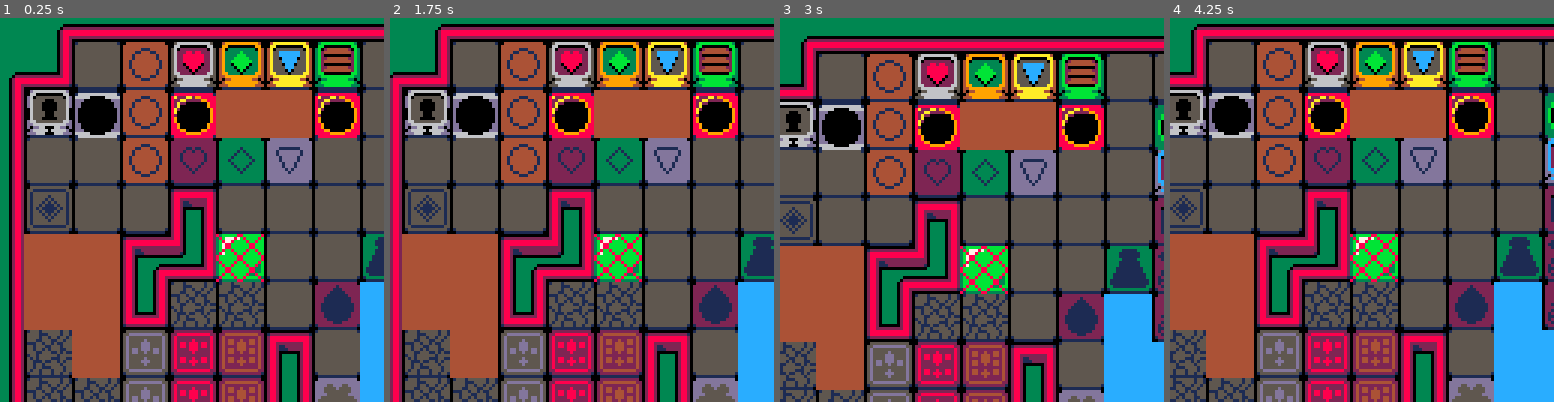
Above: before the commit, frames 1-4 (left to right).
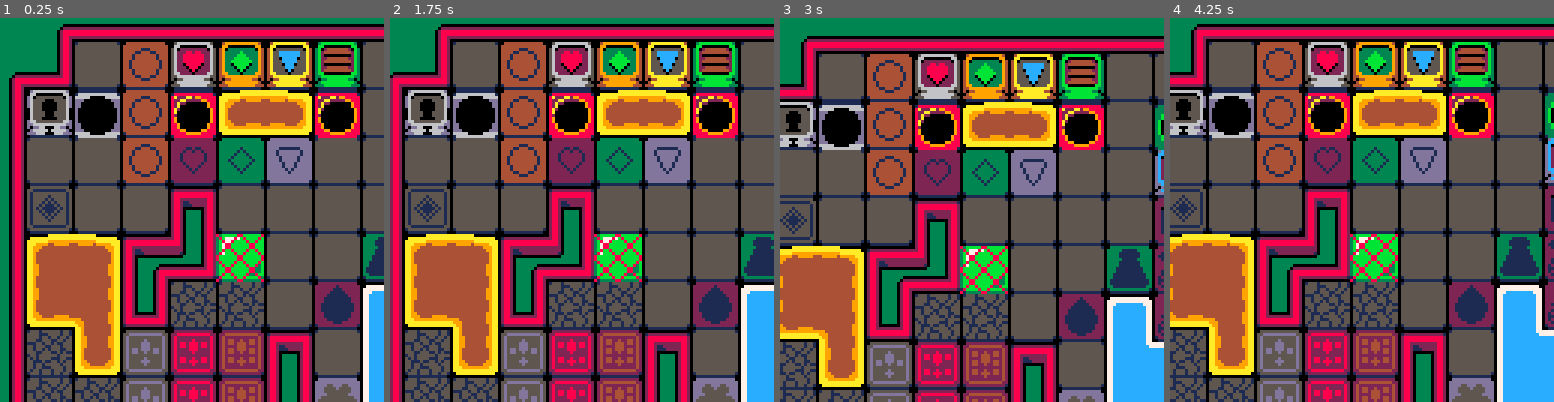
Above: after the commit, the same moments.

Repository: CyanSorcery/blobun_mini
Game: PICO-8 cartridge blobun_mini.p8
Same seed, same stepped clock (60 frames per second), same inputs: the game is played once before the commit and once after it.
Inputs:
- Up to frame 1 (0.25 s): no input
- Up to frame 2 (1.75 s): hold Right from 1.6 s (still down)
- Up to frame 3 (3 s): release Right at 2.1 s; hold Up 2.15-2.42 s; hold Right from 2.47 s (still down)
- Up to frame 4 (4.25 s): release Right at 3.03 s; hold Left 3.08-3.58 s; hold Down 3.63-3.97 s; hold Right from 4.02 s (still down)

The runs differ from the first frame. In frame 1, 6.4% of the frame differs, in the area x 6-100%, y 18-100%; in frame 2, 6.4%, in the area x 3-100%, y 18-100%; in frame 3, 5.9%; in frame 4, 6.0%.

Commit message:
finish work on blob wang

Diff:
--- a/blobun_mini.p8
+++ b/blobun_mini.p8
@@ -184,35 +184,35 @@
 0101010101010101010101010101010181818181818181818181818181818181818181818181818181818181818181818181818181818181818181818181818181818181818181818181818181818181818181000000000001010101010101018181810000000000010101010101010101010101010101010808080801010101
 0101010101010101080808080101010100000000000000000000000001010100000000000000000000000000010101000404040404040404040404040404040404040404040404040404040404040404000000000000000000000202020202020000000000000000000002020202020200000000000000000000000000010000
 __map__
-00000d0c0c0c0c0c0c0c0c0c0c0c0c0c0c0c0c0c0c0e0000000000000000000000000000000000000000000000000000000000000000000000000000000000000000000000000000000000000000000000000000000000000000000000000000000000090600000000000f0f0f0f0f0f0f0f0f0f0f0f0f0f0f0f0f0f0f0f0f0f
-000009fd10fd37fd13fd15fd17fd19fd10fd10fd3806000000000000000000000000000000000000000000000000000000000000000000000000000000000000000000000000000000000000000000000000000000000000000000000000000000000c08060d0e0d0e000f0f0f0f0f0f0f0f0f0f0f0f0f0f0f0f0f0f0f0f0f0f
-0d0c08fd20fd47fd23fd25fd27fd29fd20fd20fd48060000000000000000000000000000000000000000000000000000000000000000000000000000000000000000000000000000000000000000000000000000000000000000000000000000fd100203dadb030103030f0f0f0f0f0f0f0f0f0f0f0f0f0f0f0f0f0f0f0f0f0f
-09fd33fd30fd375859bfbfbfbf5859fd105a5bfd39060000000000000000000000000000000000000000000000000000000000000000000000000000000000000000000000000000000000000000000000000000000000000000000000000000fd20040ceaeb000900000f0f0f0f0f0f0f0f0f0f0f0f0f0f0f0f0f0f0f0f0f0f
-09fd43fd40fd476869bfbfbfbf6869fd206a6bfd49060000000000000000000000000000000000000000000000000000000000000000000000000000000000000000000000000000000000000000000000000000000000000000000000000000fd34060bfd350709fd360f0ffd370f0f0f0f0f0f0f0f0f0f0f0f0f0f0f0f0f0f
-09fd10fd10fd37fd34fd35fd36fd10fd10fd1bfd3a060000000000000000000000000000000000000000000000000000000000000000000000000000000000000000000000000000000000000000000000000000000000000000000000000000fd44040cfd450009fd460f0ffd470f0f0f0f0f0f0f0f0f0f0f0f0f0f0f0f0f0f
-09fd20fd20fd47fd44fd45fd46fd20fd20fd2bfd4a060000000000000000000000000000000000000000000000000000000000000000000000000000000000000000000000000000000000000000000000000000000000000000000000000000fd130600fd150009fd170f0ffd190f0f0f0f0f0f0f0f0f0f0f0f0f0f0f0f0f0f
-09fd12fd10fd100201fd10fd10fd10fd10fd1cfd3b060000000000000000000000000000000000000000000000000000000000000000000000000000000000000000000000000000000000000000000000000000000000000000000000000000fd23040cfd250009fd270f0ffd290f0f0f0f0f0f0f0f0f0f0f0f0f0f0f0f0f0f
-09fd22fd20fd200609fd20fd20fd20fd20fd2cfd4b060000000000000000000000000000000000000000000000000000000000000000000000000000000000000000000000000000000000000000000000000000000000000000000000000000fd140303fd160303fd180f0ffd1a0f0f0f0f0f0f0f0f0f0f0f0f0f0f0f0f0f0f
-09bfbfbfbf02030709dadbfd10fd10fd50fd3ffd3c060000000000000000000000000000000000000000000000000000000000000000000000000000000000000000000000000000000000000000000000000000000000000000000000000000fd240c0cfd26000dfd280f0ffd2a0f0f0f0f0f0f0f0f0f0f0f0f0f0f0f0f0f0f
-09bfbfbfbf060d0c08eaebfd20fd20fd60fd4ffd4c0600000000000000000000000000000000000000000000000000000000000000000000000000000000000000000000000000000000000000000000000000000000000000000000000000005859070b5a5b070b5c5d0f0f5e5f0f0f0f0f0f0f0f0f0f0f0f0f0f0f0f0f0f0f
-09bfbfbfbf06097c7d7c7dfd10fd52cfcffd3efd3d06000000000000000000000000000000000000000000000000000000000000000000000000000000000000000000000000000000000000000000000000000000000000000000000000000068690c0c6a6b000d6c6d0f0f6e6f0f0f0f0f0f0f0f0f0f0f0f0f0f0f0f0f0f0f
-09bfbfbfbf04088c8d8c8dfd20fd62cfcffd4efd4d0600000000000000000000000000000000000000000000000000000000000000000000000000000000000000000000000000000000000000000000000000000000000000000000000000007071000b7273000b74750f0f76770f0f0f0f0f0f0f0f0f0f0f0f0f0f0f0f0f0f
-097c7dbfbffd1dfd1efd1f0201fd10cfcfcfcf5a5b06000000000000000000000000000000000000000000000000000000000000000000000000000000000000000000000000000000000000000000000000000000000000000000000000000080810c0c8283000d84850f0f86870f0f0f0f0f0f0f0f0f0f0f0f0f0f0f0f0f0f
-098c8dbfbffd2dfd2efd2f0609fd20cfcfcfcf6a6b060000000000000000000000000000000000000000000000000000000000000000000000000000000000000000000000000000000000000000000000000000000000000000000000000000fd1e0700fd1d0700fd1f0f0f0f0f0f0f0f0f0f0f0f0f0f0f0f0f0f0f0f0f0f0f
-097c7d7c7dfd1dfd1efd1f0609fd51cfcfcfcfcfcf060000000000000000000000000000000000000000000000000000000000000000000000000000000000000000000000000000000000000000000000000000000000000000000000000000fd2e0c0cfd2d000dfd2f0f0f0f0f0f0f0f0f0f0f0f0f0f0f0f0f0f0f0f0f0f0f
-098c8d8c8dfd2dfd2efd2f0609fd61cfcfcfcfcfcf060000000000000000000000000000000000000000000000000000000000000000000000000000000000000000000000000000000000000000000000000000000000000000000000000000fd500000fd520000fd510f0f0f0f0f0f0f0f0f0f0f0f0f0f0f0f0f0f0f0f0f0f
-0b03030303030303030303070b0303030303030303070000000000000000000000000000000000000000000000000000000000000000000000000000000000000000000000000000000000000000000000000000000000000000000000000000fd600c0cfd62000dfd610f0f0f0f0f0f0f0f0f0f0f0f0f0f0f0f0f0f0f0f0f0f
-0000000000000000000000000000000000000000000000000000000000000000000000000000000000000000000000000000000000000000000000000000000000000000000000000000000000000000000000000000000000000000000000007c7d0201bfbf0203cfcf0f0f7a7b0f0ffd300f0f0f0f0f0f0f0f0f0f0f0f0f0f
-0000000000000000000000000000000000000000000000000000000000000000000000000000000000000000000000000000000000000000000000000000000000000000000000000000000000000000000000000000000000000000000000008c8d0609bfbf0600cfcf0f0f8a8b0f0ffd400f0f0f0f0f0f0f0f0f0f0f0f0f0f
-000000000000000000000000000000000000000000000000000000000000000000000000000000000000000000000000000000000000000000000000000000000000000000000000000000000000000000000000000000000000000000000000787906090303060bfd1b0f0ffd1c0f0ffd330f0f0f0f0f0f0f0f0f0f0f0f0f0f
-000000000000000000000000000000000000000000000000000000000000000000000000000000000000000000000000000000000000000000000000000000000000000000000000000000000000000000000000000000000000000000000000888906090e0d0600fd2b0f0ffd2c0f0ffd430f0f0f0f0f0f0f0f0f0f0f0f0f0f
-00000000000000000000000000000000000000000000000000000000000000000000000000000000000000000000000000000000000000000000000000000000000000000000000000000000000000000000000000000000000000000000000002010301070b0600070b0f0f0f0f0f0f0f0f0f0f0f0f0f0f0f0f0f0f0f0f0f0f
-00000000000000000000000000000000000000000000000000000000000000000000000000000000000000000000000000000000000000000000000000000000000000000000000000000000000000000000000000000000000000000000000004080e090e0d060000000f0f0f0f0f0f0f0f0f0f0f0f0f0f0f0f0f0f0f0f0f0f
-00000000000000000000000000000000000000000000000000000000000000000000000000000000000000000000000000000000000000000000000000000000000000000000000000000000000000000000000000000000000000000000000006090709fd120303000b0f0f0f0f0f0f0f0f0f0f0f0f0f0f0f0f0f0f0f0f0f0f
-00000000000000000000000000000000000000000000000000000000000000000000000000000000000000000000000000000000000000000000000000000000000000000000000000000000000000000000000000000000000000000000000004080e09fd220e0000000f0f0f0f0f0f0f0f0f0f0f0f0f0f0f0f0f0f0f0f0f0f
-00000000000000000000000000000000000000000000000000000000000000000000000000000000000000000000000000000000000000000000000000000000000000000000000000000000000000000000000000000000000000000000000003010009000b070b07000f0f0f0f0f0f0f0f0f0f0f0f0f0f0f0f0f0f0f0f0f0f
-0000000000000000000000000000000000000000000000000000000000000000000000000000000000000000000000000000000000000000000000000000000000000000000000000000000000000000000000000000000000000000000000000c080e090e0d0e0000000f0f0f0f0f0f0f0f0f0f0f0f0f0f0f0f0f0f0f0f0f0f
-000000000000000000000000000000000000000000000000000000000000000000000000000000000000000000000000000000000000000000000000000000000000000000000000000000000000000000000000000000000000000000000000070902030700000b00000f0f0f0f0f0f0f0f0f0f0f0f0f0f0f0f0f0f0f0f0f0f
-0000000000000000000000000000000000000000000000000000000000000000000000000000000000000000000000000000000000000000000000000000000000000000000000000000000000000000000000000000000000000000000000000c08060d0e0d0e0000000f0f0f0f0f0f0f0f0f0f0f0f0f0f0f0f0f0f0f0f0f0f
-000000000000000000000000000000000000000000000000000000000000000000000000000000000000000000000000000000000000000000000000000000000000000000000000000000000000000000000000000000000000000000000000fd38060bfd390700fd3a0f0ffd3b0f0ffd3c0f0ffd3d0f0ffd3e0f0ffd3f0f0f
-000000000000000000000000000000000000000000000000000000000000000000000000000000000000000000000000000000000000000000000000000000000000000000000000000000000000000000000000000000000000000000000000fd48060dfd490e00fd4a0f0ffd4b0f0ffd4c0f0ffd4d0f0ffd4e0f0ffd4f0f0f
+00000d0c0c0c0c0c0c0c0c0c0c0c0c0c0c0c0c0c0c0e000000000000000000000000000000000000000000000000000000000000000000000000000000000000000000000000000000000000000000000000000000000000000000000000000000000009060000000000b2b1b7b9b7bfb7bfc6cbc7cbc3c30f0f0f0f0f0f0f0f
+000009fd10fd37fd13fd15fd17fd19fd10fd10fd3806000000000000000000000000000000000000000000000000000000000000000000000000000000000000000000000000000000000000000000000000000000000000000000000000000000000c08060d0e0d0e00b4b8beb9bebdbebfc4cccecdcecf0f0f0f0f0f0f0f0f
+0d0c08fd20fd47fd23fd25fd27fd29fd20fd20fd48060000000000000000000000000000000000000000000000000000000000000000000000000000000000000000000000000000000000000000000000000000000000000000000000000000fd100203dadb03010303b6b9bfb9bfbfbfbfc6cfcfcbc7cb0f0f0f0f0f0f0f0f
+09fd33fd30fd375859b2b3b3b15859fd105a5bfd39060000000000000000000000000000000000000000000000000000000000000000000000000000000000000000000000000000000000000000000000000000000000000000000000000000fd20040ceaeb00090000b4b8beb9bebdbebfc4cccecdcecf0f0f0f0f0f0f0f0f
+09fd43fd40fd476869b4bcbcb86869fd206a6bfd49060000000000000000000000000000000000000000000000000000000000000000000000000000000000000000000000000000000000000000000000000000000000000000000000000000fd34060bfd350709fd36b3b1fd37b3b1b3b3c3c3c7cfcfcb0f0f0f0f0f0f0f0f
+09fd10fd10fd37fd34fd35fd36fd10fd10fd1bfd3a060000000000000000000000000000000000000000000000000000000000000000000000000000000000000000000000000000000000000000000000000000000000000000000000000000fd44040cfd450009fd46bcb8fd47bfb9bfbfcccccecdcecf0f0f0f0f0f0f0f0f
+09fd20fd20fd47fd44fd45fd46fd20fd20fd2bfd4a060000000000000000000000000000000000000000000000000000000000000000000000000000000000000000000000000000000000000000000000000000000000000000000000000000fd130600fd150009fd17b7b9fd19b7b9b7bbc7cbcfcfc7cf0f0f0f0f0f0f0f0f
+09fd12fd10fd100201fd10fd10fd10fd10fd1cfd3b060000000000000000000000000000000000000000000000000000000000000000000000000000000000000000000000000000000000000000000000000000000000000000000000000000fd23040cfd250009fd27bcb8fd29bfb9bfbfcccccecdcecf0f0f0f0f0f0f0f0f
+09fd22fd20fd200609fd20fd20fd20fd20fd2cfd4b060000000000000000000000000000000000000000000000000000000000000000000000000000000000000000000000000000000000000000000000000000000000000000000000000000fd140303fd160303fd18bfb9fd1abfb9bfbbcfcbc3c1cfcf0f0f0f0f0f0f0f0f
+09b2b3b3b102030709dadbfd10fd10fd50fd3ffd3c060000000000000000000000000000000000000000000000000000000000000000000000000000000000000000000000000000000000000000000000000000000000000000000000000000fd240c0cfd26000dfd28bcb8fd2abfb9bfbfcccccfc9cecf0f0f0f0f0f0f0f0f
+09b6bfbfb9060d0c08eaebfd20fd20fd60fd4ffd4c0600000000000000000000000000000000000000000000000000000000000000000000000000000000000000000000000000000000000000000000000000000000000000000000000000005859070b5a5b070b5c5db2b35e5fb3b3b7bfc7cfc7c9c3c30f0f0f0f0f0f0f0f
+09b6bfbfb906097c7d7c7dfd10fd52c2c1fd3efd3d06000000000000000000000000000000000000000000000000000000000000000000000000000000000000000000000000000000000000000000000000000000000000000000000000000068690c0c6a6b000d6c6db4bc6e6fbfbdbfbfcccccfc9cfcf0f0f0f0f0f0f0f0f
+09b4bcbeb904088c8d8c8dfd20fd62c6c9fd4efd4d0600000000000000000000000000000000000000000000000000000000000000000000000000000000000000000000000000000000000000000000000000000000000000000000000000007071000b7273000b7475b6bb7677b7bbbfbfcfcfcfc9c7cb0f0f0f0f0f0f0f0f
+097c7db6b9fd1dfd1efd1f0201fd10c6cbc3c15a5b06000000000000000000000000000000000000000000000000000000000000000000000000000000000000000000000000000000000000000000000000000000000000000000000000000080810c0c8283000d8485b4bc8687bfbdbfbfcccccfc9cfcf0f0f0f0f0f0f0f0f
+098c8db4b8fd2dfd2efd2f0609fd20c6cfcfc96a6b060000000000000000000000000000000000000000000000000000000000000000000000000000000000000000000000000000000000000000000000000000000000000000000000000000fd1e0700fd1d0700fd1fb6bfb2b3bfbbc2c1c2c1c3c3cfcb0f0f0f0f0f0f0f0f
+097c7d7c7dfd1dfd1efd1f0609fd51c6cfcfcbc3c1060000000000000000000000000000000000000000000000000000000000000000000000000000000000000000000000000000000000000000000000000000000000000000000000000000fd2e0c0cfd2d000dfd2fb4bcb6bdbfbdc4c8c6c9cfcdcfcf0f0f0f0f0f0f0f0f
+098c8d8c8dfd2dfd2efd2f0609fd61c4ccccccccc8060000000000000000000000000000000000000000000000000000000000000000000000000000000000000000000000000000000000000000000000000000000000000000000000000000fd500000fd520000fd51b3b3b6bbb7bfc6c9c6c9c7cbc7cf0f0f0f0f0f0f0f0f
+0b03030303030303030303070b0303030303030303070000000000000000000000000000000000000000000000000000000000000000000000000000000000000000000000000000000000000000000000000000000000000000000000000000fd600c0cfd62000dfd61bcbcb6bdbfbdc4c8c6c9cfcdcfcf0f0f0f0f0f0f0f0f
+0000000000000000000000000000000000000000000000000000000000000000000000000000000000000000000000000000000000000000000000000000000000000000000000000000000000000000000000000000000000000000000000007c7d0201bfbf0203cfcfb7bb7a7bbfbffd30c3c1cfcbcfcf0f0f0f0f0f0f0f0f
+0000000000000000000000000000000000000000000000000000000000000000000000000000000000000000000000000000000000000000000000000000000000000000000000000000000000000000000000000000000000000000000000008c8d0609bfbf0600cfcfbcbc8a8bbfbdfd40cec9cfcdcfcf0f0f0f0f0f0f0f0f
+000000000000000000000000000000000000000000000000000000000000000000000000000000000000000000000000000000000000000000000000000000000000000000000000000000000000000000000000000000000000000000000000787906090303060bfd1bbfbbfd1cb2b3fd33c7c9c7cf0f0f0f0f0f0f0f0f0f0f
+000000000000000000000000000000000000000000000000000000000000000000000000000000000000000000000000000000000000000000000000000000000000000000000000000000000000000000000000000000000000000000000000888906090e0d0600fd2bbcbcfd2cb6bffd43cec9cfcd0f0f0f0f0f0f0f0f0f0f
+00000000000000000000000000000000000000000000000000000000000000000000000000000000000000000000000000000000000000000000000000000000000000000000000000000000000000000000000000000000000000000000000002010301070b0600070bb7bfb6bfb6bbc3c1cfc9cfcf0f0f0f0f0f0f0f0f0f0f
+00000000000000000000000000000000000000000000000000000000000000000000000000000000000000000000000000000000000000000000000000000000000000000000000000000000000000000000000000000000000000000000000004080e090e0d06000000bcbcb6bdb6bfccc8cec9cfcd0f0f0f0f0f0f0f0f0f0f
+00000000000000000000000000000000000000000000000000000000000000000000000000000000000000000000000000000000000000000000000000000000000000000000000000000000000000000000000000000000000000000000000006090709fd120303000bbfbfb3b3b6bfc7c9c2c3c2c30f0f0f0f0f0f0f0f0f0f
+00000000000000000000000000000000000000000000000000000000000000000000000000000000000000000000000000000000000000000000000000000000000000000000000000000000000000000000000000000000000000000000000004080e09fd220e000000bcbcbebdb6bfccc8c6cdc6cf0f0f0f0f0f0f0f0f0f0f
+00000000000000000000000000000000000000000000000000000000000000000000000000000000000000000000000000000000000000000000000000000000000000000000000000000000000000000000000000000000000000000000000003010009000b070b0700b2b1b7bbb3b3cfc9c6cbc6cb0f0f0f0f0f0f0f0f0f0f
+0000000000000000000000000000000000000000000000000000000000000000000000000000000000000000000000000000000000000000000000000000000000000000000000000000000000000000000000000000000000000000000000000c080e090e0d0e000000b6b9bebdbebfccc8c6cdc6cf0f0f0f0f0f0f0f0f0f0f
+000000000000000000000000000000000000000000000000000000000000000000000000000000000000000000000000000000000000000000000000000000000000000000000000000000000000000000000000000000000000000000000000070902030700000b0000b6b9bfbbb7bbc2c3c6cfc6cf0f0f0f0f0f0f0f0f0f0f
+0000000000000000000000000000000000000000000000000000000000000000000000000000000000000000000000000000000000000000000000000000000000000000000000000000000000000000000000000000000000000000000000000c08060d0e0d0e000000b6b9bebdbebfc4ccc6cdc6cf0f0f0f0f0f0f0f0f0f0f
+000000000000000000000000000000000000000000000000000000000000000000000000000000000000000000000000000000000000000000000000000000000000000000000000000000000000000000000000000000000000000000000000fd38060bfd390700fd3ab3b1fd3bbfbbfd3cc3c3fd3d0f0ffd3e0f0ffd3f0f0f
+000000000000000000000000000000000000000000000000000000000000000000000000000000000000000000000000000000000000000000000000000000000000000000000000000000000000000000000000000000000000000000000000fd48060dfd490e00fd4abeb9fd4bbebffd4ccecdfd4d0f0ffd4e0f0ffd4f0f0f
Not shown, changed: map.txt
Not shown, changed: functions.php
Not shown, changed: tile_lut.php
